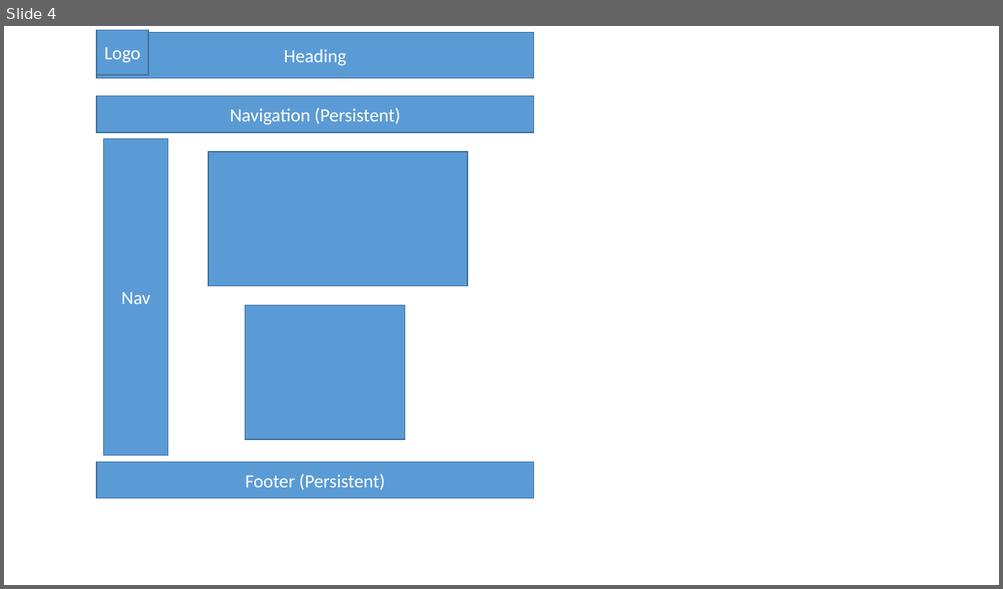
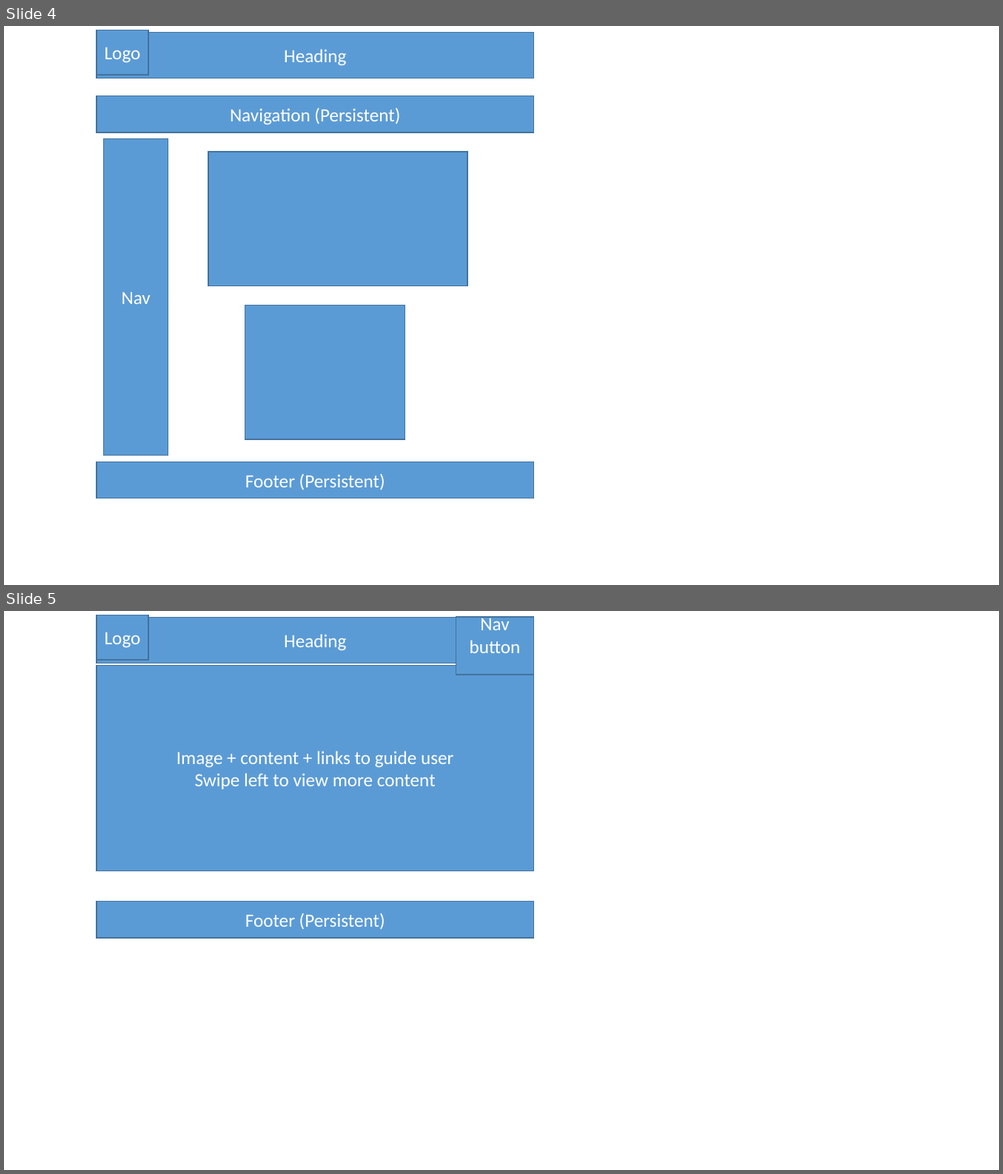
Before and after one commit to patrickmccall/html5-group-project, a slide deck: project-files/group-project-sketches.pptx. Shown one above the other, each under a label of ours: slide 4 before the commit, slides 4 and 5 after it. The pictures are 1003x589 and 1003x1174 pixels, drawn with LibreOffice and Linux fonts; fonts in the diff are those of the drawing. Boxes give left, top, right and bottom in pixels: in the first picture for what was removed or moved away, otherwise in the second. Text is boxed around its words. In the diff, an @@ line names an element or a change of style, - is before the commit and + after.

Commit message:
Better Content

```diff
--- a/project-files/group-project-sketches.pptx
+++ b/project-files/group-project-sketches.pptx
@@ slide 5 added at bbox=[4, 611, 999, 1170], background #FFFFFF @@
@@ rectangle added at bbox=[96, 617, 534, 664], fill #5B9BD5, outline #43739E 1 pt, 18 pt, text #FFFFFF @@
+Heading
@@ rectangle added at bbox=[96, 615, 149, 660], fill #5B9BD5, outline #43739E 1 pt, 18 pt, text #FFFFFF @@
+Logo
@@ rectangle added at bbox=[455, 617, 534, 675], fill #5B9BD5, outline #43739E 1 pt, 18 pt, text #FFFFFF @@
+Nav button
@@ rectangle added at bbox=[96, 666, 534, 871], fill #5B9BD5, outline #43739E 1 pt, 18 pt, text #FFFFFF @@
+Image + content + links to guide user
+Swipe left to view more content
@@ rectangle added at bbox=[96, 901, 534, 938], fill #5B9BD5, outline #43739E 1 pt, 18 pt, text #FFFFFF @@
+Footer (Persistent)
```
Also in this commit, not shown: 1 other slide added, 1 other file.
